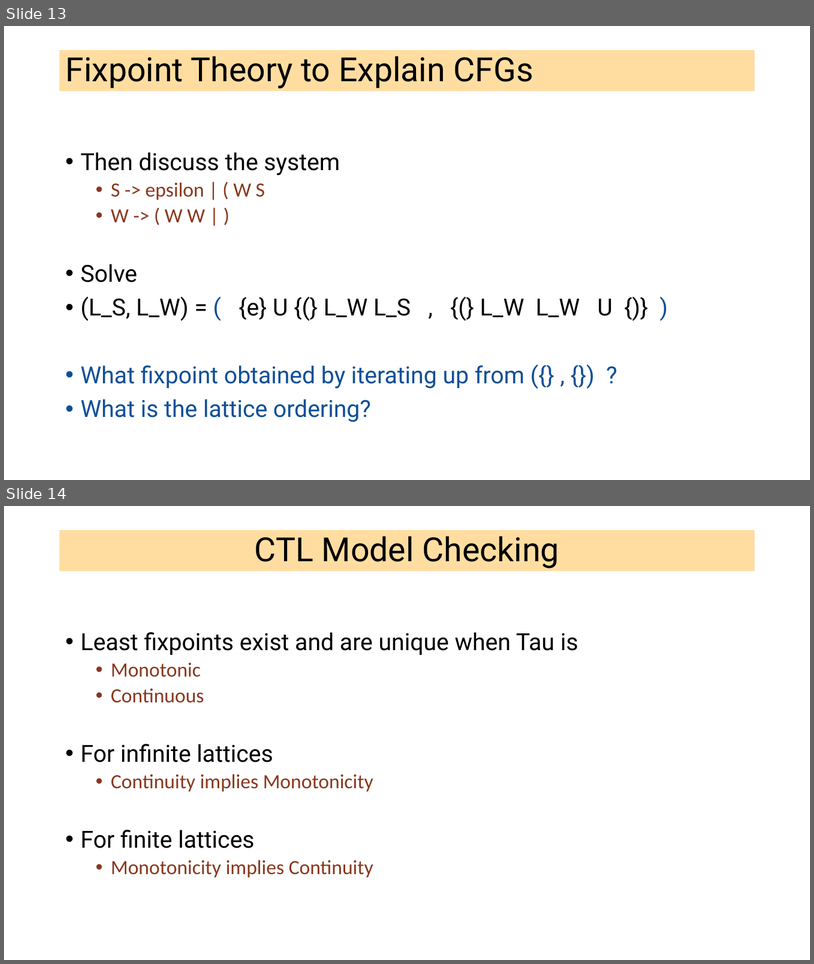
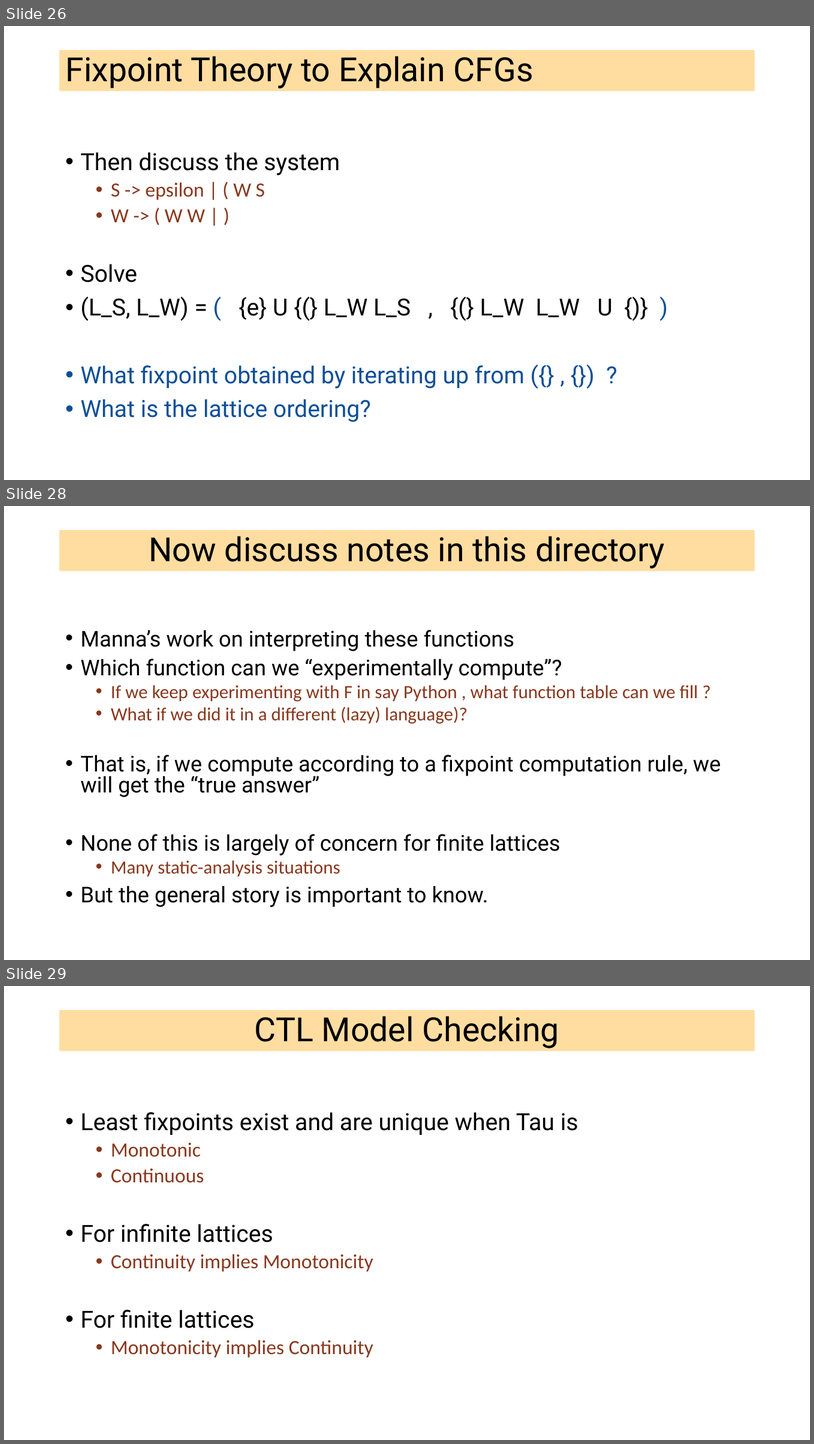
Before and after one commit to ganeshutah/cs6110s22, a slide deck: Lec21/Lec21.pptx. Shown one above the other, each under a label of ours: slides 13 and 14 before the commit, slides 26, 28 and 29 after it; the slides between them are not shown. The pictures are 814x964 and 814x1444 pixels, drawn with LibreOffice and Linux fonts; fonts in the diff are those of the drawing. Boxes give left, top, right and bottom in pixels: in the first picture for what was removed or moved away, otherwise in the second. Text is boxed around its words. In the diff, an @@ line names an element or a change of style, - is before the commit and + after.

```diff
--- a/Lec21/Lec21.pptx
+++ b/Lec21/Lec21.pptx
@@ slide 28 added at box(4, 506, 810, 960), background #FFFFFF @@
@@ title added at box(60, 530, 755, 571), fill #FFBD47 at 51% opacity, 39.6 pt, text #000000 @@
+Now discuss notes in this directory
@@ text added at box(81, 630, 721, 907), 25.9 pt, text #000000 @@
+• Manna’s work on interpreting these functions
+• Which function can we “experimentally compute”?
+  • If we keep experimenting with F in say Python , what function table can we fill ?
+  • What if we did it in a different (lazy) language)?
+• That is, if we compute according to a fixpoint computation rule, we will get the “true answer”
+• None of this is largely of concern for finite lattices
+  • Many static-analysis situations
+• But the general story is important to know.
@@ what was slide 13 is now slide 26 @@
@@ what was slide 14 is now slide 29 @@
```
Also in this commit, not shown: 1 slide changed, 16 other slides added, 2 slides removed, 1 other file.
